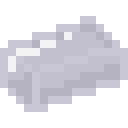
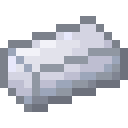
Comparing the layer stacks of the two 128px x 128px images. Changes:
removed layer "Near White" over 8, 32, 72, 72
removed layer "Pure Border" over 0, 16, 128, 112
removed layer "Pure Bright" over 8, 32, 120, 88
removed layer "Pure Dark" over 8, 24, 120, 104
added layer "Bright" above "Hilight" over 16, 40, 56, 56
added layer "Hilight" above "Light" over 8, 32, 72, 72
renamed "Main Color" to "Light", moved it above "Light-Medium", painted on it over 8, 32, 104, 80
renamed "Slightly Darker" to "Light-Medium", moved it above "Medium", painted on it over 8, 24, 112, 88
renamed "Dark 1" to "Medium", moved it above "Medium-Dark", painted on it over 8, 40, 112, 104
renamed "Dark 2" to "Medium-Dark", moved it above "Dark", painted on it over 8, 48, 120, 104
renamed "Border 2" to "Dark", moved it above "Darker", painted on it over 32, 48, 120, 96
removed layer "Border 1" over 32, 72, 40, 104
renamed "Dark 4" to "Darker", moved it above "Darkest", painted on it over 32, 72, 120, 104
removed layer "Dark 3" over 40, 64, 120, 96
renamed "Outside Border 1" to "Darkest", painted on it over 0, 16, 120, 112
renamed "Outside Border 2" to "Border", painted on it over 32, 48, 128, 112
